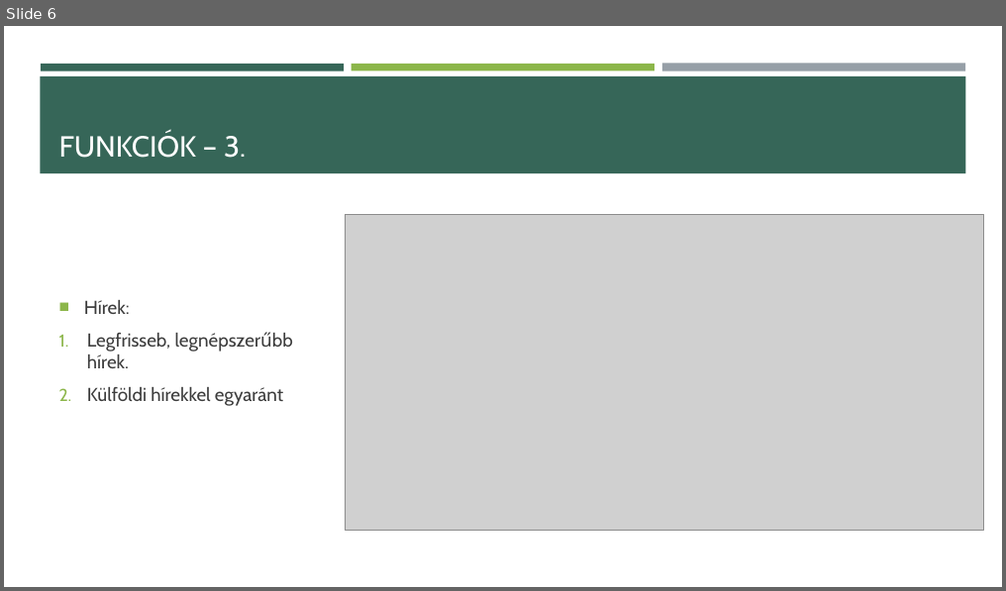
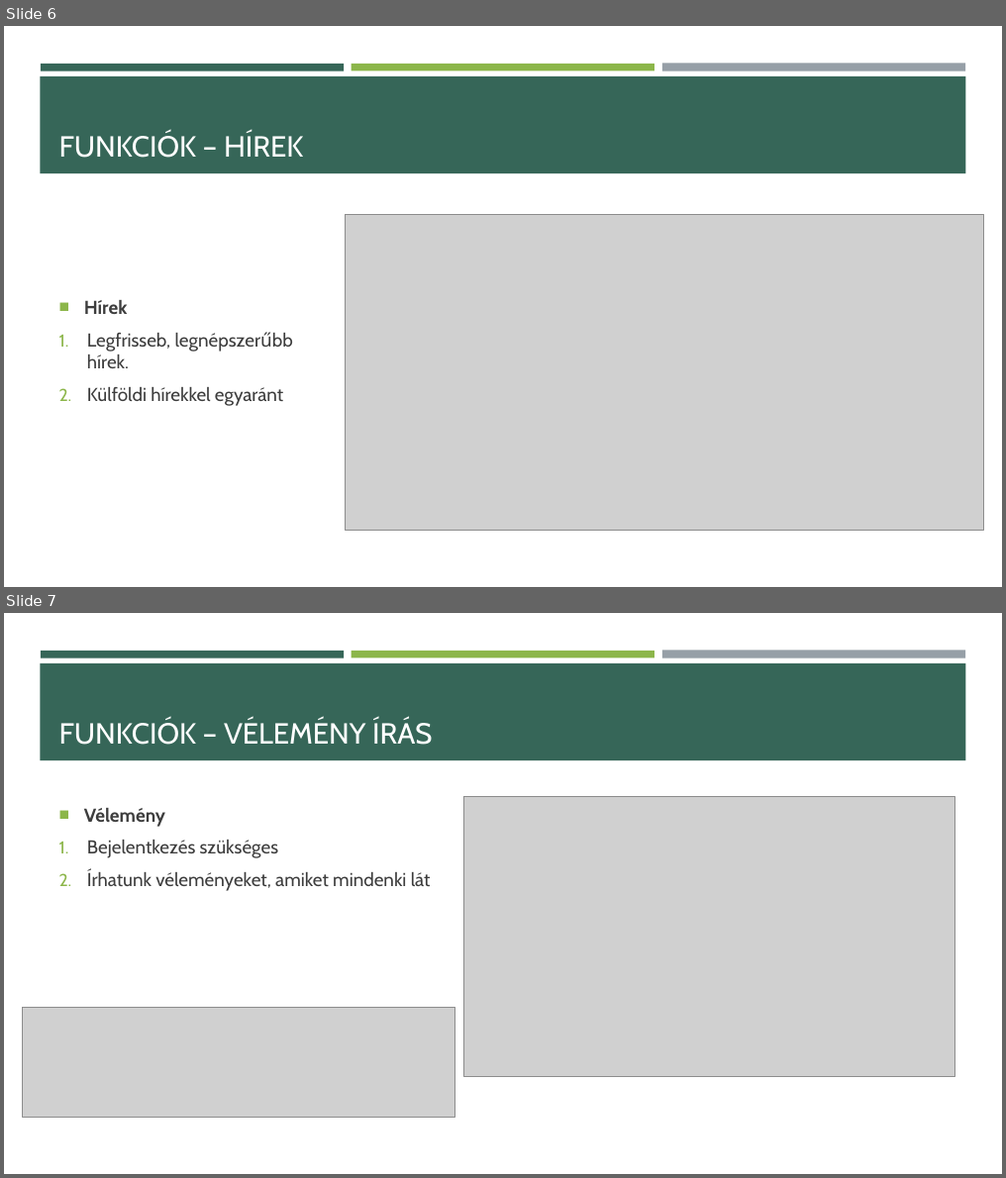
Before and after one commit to mikilaczy/Parfumvilag, a slide deck: Parfümvilág.pptx. Shown one above the other, each under a label of ours: slide 6 before the commit, slides 6 and 7 after it. The pictures are 1006x591 and 1006x1178 pixels, drawn with LibreOffice and Linux fonts; fonts in the diff are those of the drawing; grey boxes stand for pictures. Boxes give left, top, right and bottom in pixels: in the first picture for what was removed or moved away, otherwise in the second. Text is boxed around its words. In the diff, an @@ line names an element or a change of style, - is before the commit and + after.

```diff
--- a/Parfümvilág.pptx
+++ b/Parfümvilág.pptx
@@ slide 7 added at [4,613,1002,1174], background #FFFFFF; not listed: 4 template elements that a slide beside it also shows @@
@@ title added at [59,719,432,745], 28 pt, text #FFFFFF @@
+FUNKCIÓK – VÉLEMÉNY ÍRÁS
@@ text added at [84,808,431,891], 18 pt, text #3D3D3D @@
+■ Vélemény
+1. Bejelentkezés szükséges
+2. Írhatunk véleményeket, amiket mindenki lát
@@ picture added at [464,796,954,1077] @@
@@ picture added at [22,1008,455,1117] @@
@@ slide 6 changed as well @@
@@ title at [59,132,303,158]: text changed @@
-FUNKCIÓK – 3.
+FUNKCIÓK – HÍREK
@@ text at [84,300,128,314]: text changed; bold on @@
-■ Hírek:
+■ Hírek
```
Also in this commit, not shown: 5 other slides changed, 1 other slide added, 1 other file.
